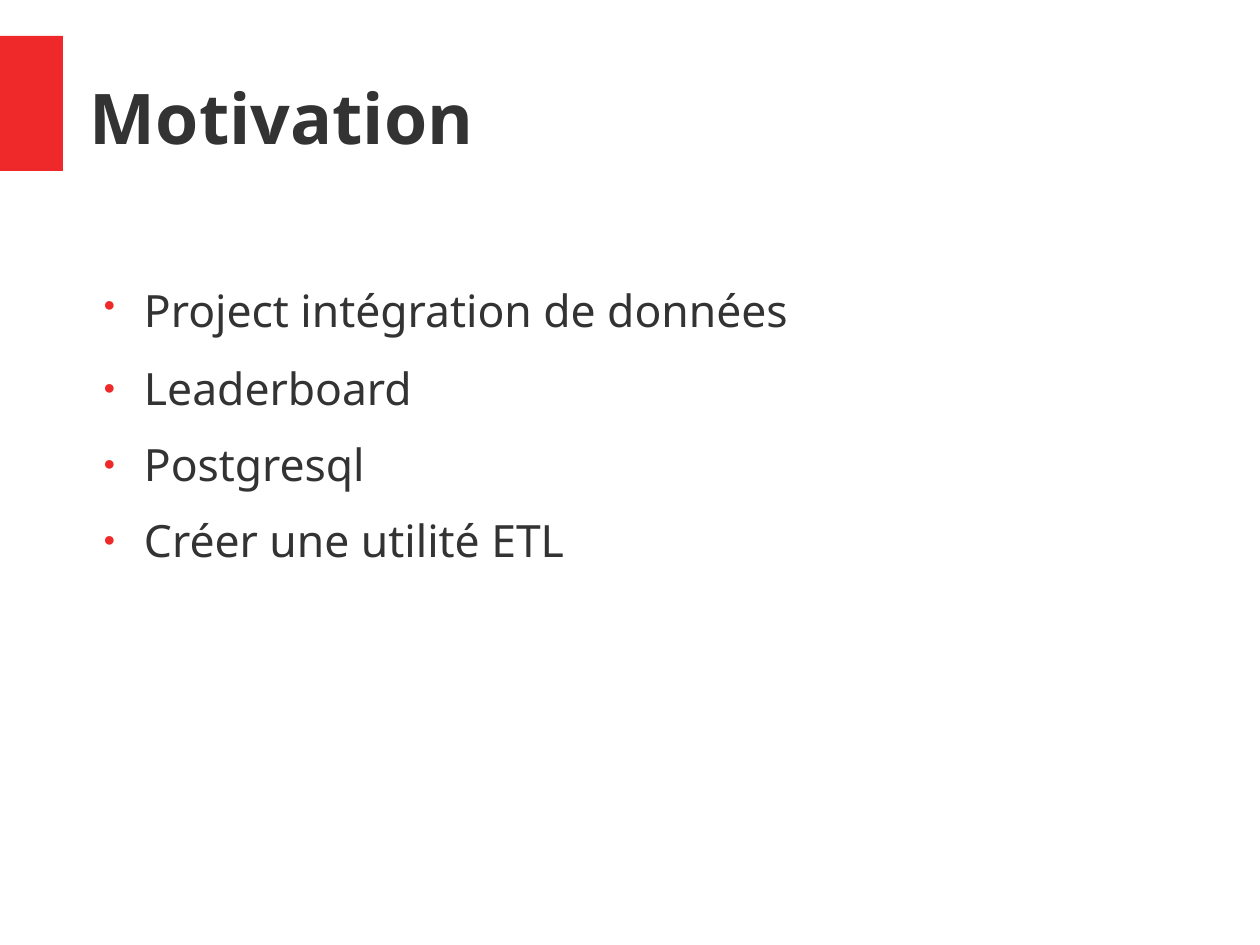
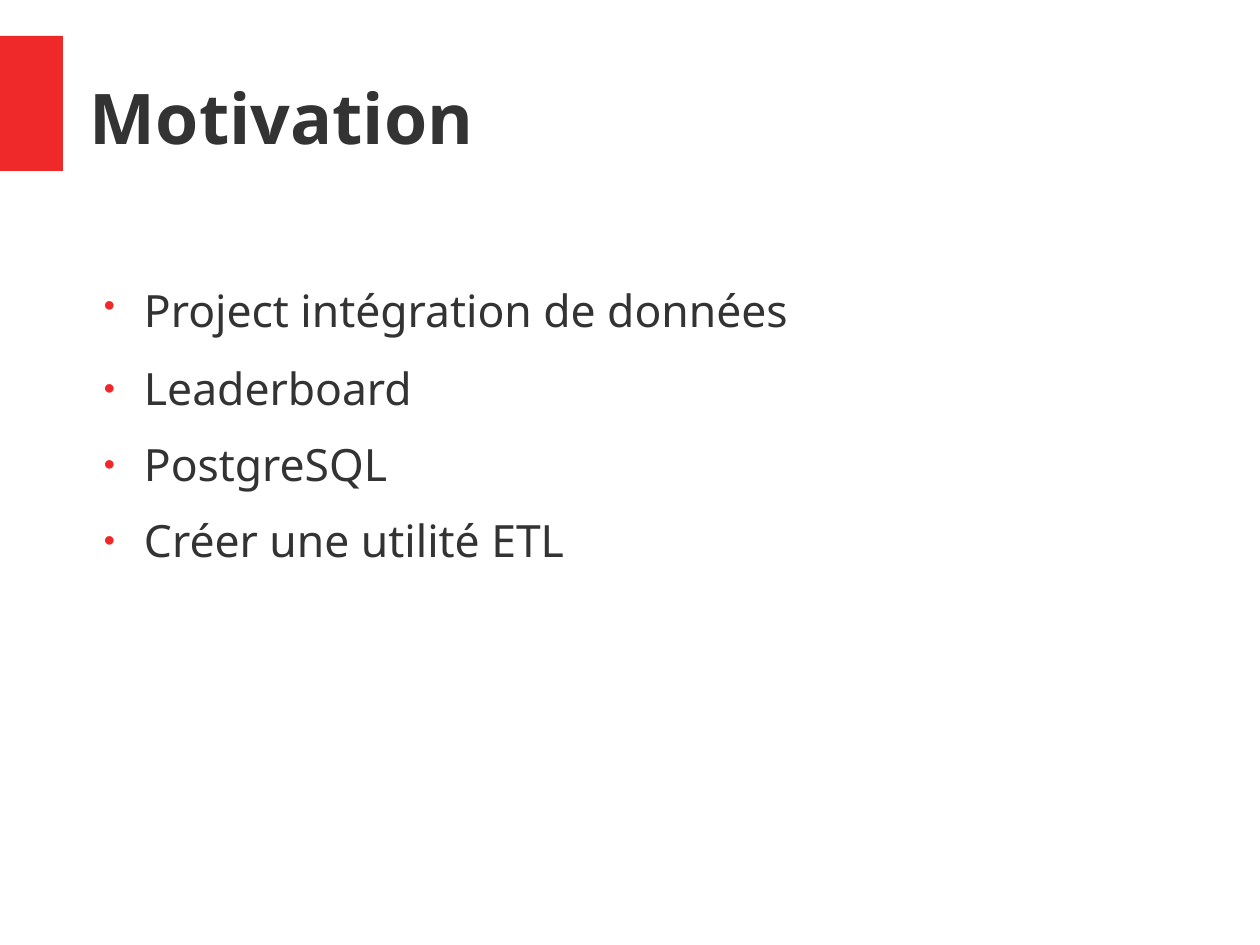
Before and after one commit to konyshev/ecam_ds, a slide deck: slide 5 of IntProj/Slides.odp. Drawn at 1260x945 pixels with LibreOffice and Linux fonts; fonts in the diff are those of the drawing. Boxes give left, top, right and bottom in pixels: in the first picture for what was removed or moved away, otherwise in the second. Text is boxed around its words. In the diff, an @@ line names an element or a change of style, - is before the commit and + after.

```diff
--- a/IntProj/Slides.odp
+++ b/IntProj/Slides.odp
@@ text at [144, 448, 387, 492]: text changed @@
-● Postgresql
+● PostgreSQL
```
Also in this commit, not shown: 18 other slides changed, 2 other files.
